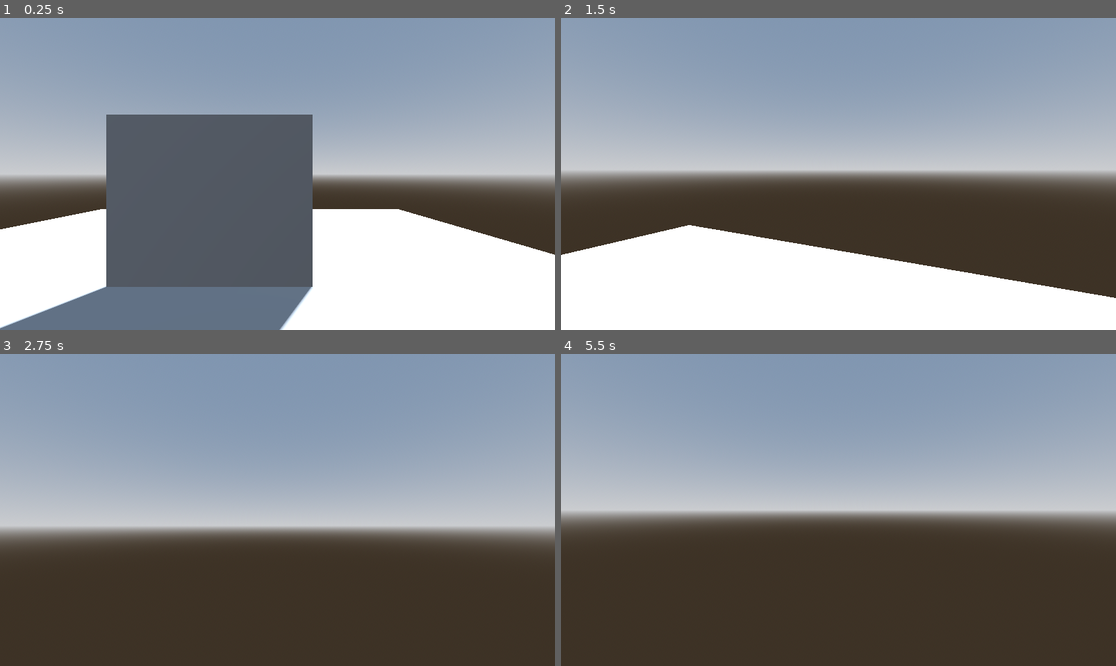
Above: before the commit, frames 1-4 (two rows, left to right).
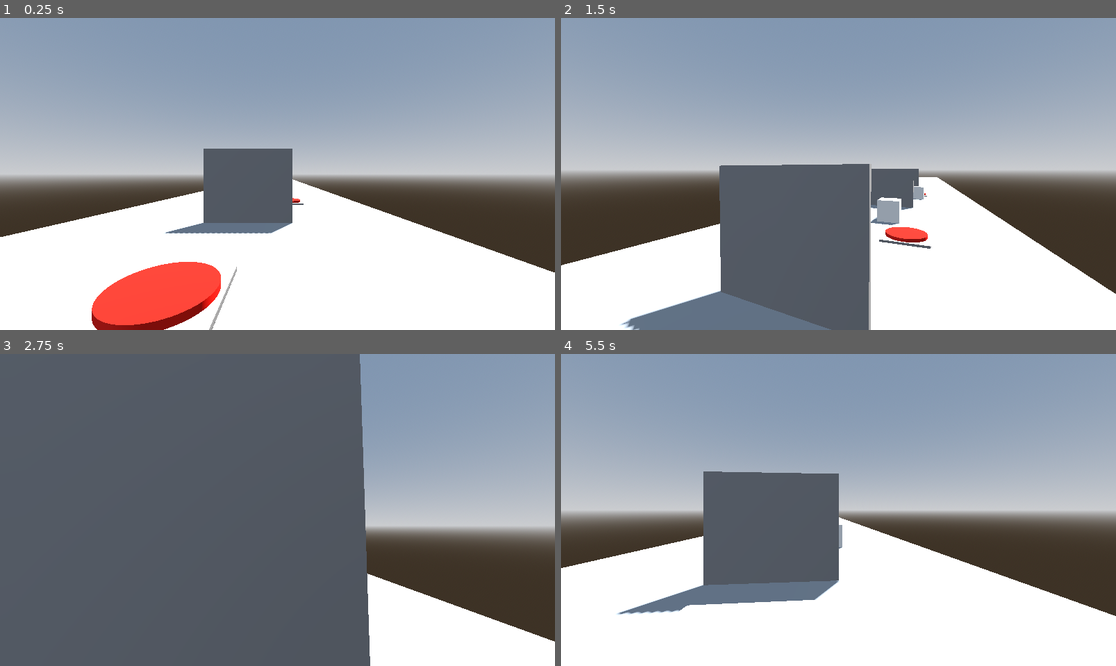
Above: after the commit, the same moments.

Repository: Phantom-soup/third-week-rapid-prototyping-again
Game: Godot game, scene res://Instances/world.tscn
Same seed, same stepped clock (60 frames per second), same inputs: the game is played once before the commit and once after it.
Inputs (mouse positions are in pixels of both pictures, inside the frame that each line leads up to):
- Up to frame 1 (0.25 s): no input
- Up to frame 2 (1.5 s): tap Enter at 0.5 s; move the mouse to (866, 174) at 0.52 s; hold W (Up) from 0.53 s (still down); tap E (Interaction) at 0.6, 1.35 s; tap Space (Jump) at 0.77 s; move the mouse to (810, 174) at 1.27 s
- Up to frame 3 (2.75 s): keep holding W (Up); tap Space (Jump) at 1.52 s; move the mouse to (288, 503) at 2.02 s; tap E (Interaction) at 2.1 s
- Up to frame 4 (5.5 s): keep holding W (Up); tap Space (Jump) at 2.75, 3.02, 3.77, 4.52 s; move the mouse to (832, 516) at 2.77 s; tap E (Interaction) every 0.75 s from 2.85 to 5.1 s; move the mouse to (877, 513) at 3.52 s; move the mouse to (794, 506) at 4.27 s; move the mouse to (844, 510) at 5.02 s

The runs differ from the first frame. In frame 1, 25% of the frame differs, in the area x 0-100%, y 30-100%; in frame 2, 24%; in frame 3, 71%, in the area x 0-100%, y 0-100%; in frame 4, 40%.

Commit message:
Level Prototype
Make a Standing Button Again

Diff:
--- a/Instances/world.tscn
+++ b/Instances/world.tscn
@@ -18,7 +18,7 @@
 tonemap_mode = 2
 
 [sub_resource type="BoxMesh" id="BoxMesh_vbgup"]
-size = Vector3(13.955, 0.1, 15.525)
+size = Vector3(11.88, 0.805, 81.705)
 
 [node name="World" type="Node3D"]
 
@@ -30,23 +30,65 @@
 environment = SubResource("Environment_ou8vh")
 
 [node name="CSGMesh3D" type="CSGMesh3D" parent="."]
-transform = Transform3D(1, 0, 0, 0, 1, 0, 0, 0, 1, 0, -0.0589532, 0)
+transform = Transform3D(1, 0, 0, 0, 1, 0, 0, 0, 1, 0, -0.399588, -34.7811)
 use_collision = true
 mesh = SubResource("BoxMesh_vbgup")
-
-[node name="Floor Button" parent="." instance=ExtResource("1_ofqpk")]
-transform = Transform3D(1.59, 0, 0, 0, 1.59, 0, 0, 0, 1.59, -0.524735, 0, 1.41546)
-
-[node name="Door_Scene" parent="." instance=ExtResource("2_ssaec")]
-transform = Transform3D(1, 0, 0, 0, 1, 0, 0, 0, 1, 0.311022, 0, -1.11901)
-openingKey = 1
 
 [node name="Player" parent="." instance=ExtResource("3_ou8vh")]
 transform = Transform3D(1, 0, 0, 0, 1, 0, 0, 0, 1, 1.299, 0, 1.88194)
 
-[node name="Box" parent="." instance=ExtResource("4_ssaec")]
-transform = Transform3D(1, 0, 0, 0, 1, 0, 0, 0, 1, -2.065, 1, 3.9073)
+[node name="Room1" type="Node3D" parent="."]
 
-[connection signal="press" from="Floor Button" to="Door_Scene" method="increment"]
-[connection signal="press" from="Floor Button" to="Box" method="resetPosition"]
-[connection signal="release" from="Floor Button" to="Door_Scene" method="deincrement"]
+[node name="FB Single" parent="Room1" instance=ExtResource("1_ofqpk")]
+transform = Transform3D(1.58564, 0, 0, 0, 1.58564, 0, 0, 0, 1.58564, -0.187967, 0, -0.804017)
+
+[node name="Door1" parent="Room1" instance=ExtResource("2_ssaec")]
+transform = Transform3D(1, 0, 0, 0, 1, 0, 0, 0, 1, 0.311022, 0, -5.00203)
+openingKey = 1
+
+[node name="Box1" parent="Room1" instance=ExtResource("4_ssaec")]
+transform = Transform3D(1, 0, 0, 0, 1, 0, 0, 0, 1, -2.065, 1, 1.18358)
+
+[node name="Room2" type="Node3D" parent="."]
+
+[node name="FB Double1" parent="Room2" instance=ExtResource("1_ofqpk")]
+transform = Transform3D(1.58564, 0, 0, 0, 1.58564, 0, 0, 0, 1.58564, -1.79898, -4.76837e-07, -9.92776)
+
+[node name="FB Double2" parent="Room2" instance=ExtResource("1_ofqpk")]
+transform = Transform3D(1.58564, 0, 0, 0, 1.58564, 0, 0, 0, 1.58564, 1.89081, -9.53674e-07, -9.78563)
+
+[node name="Door2" parent="Room2" instance=ExtResource("2_ssaec")]
+transform = Transform3D(1, 0, 0, 0, 1, 0, 0, 0, 1, 0.311022, 0, -15.9395)
+openingKey = 1
+
+[node name="Box2" parent="Room2" instance=ExtResource("4_ssaec")]
+transform = Transform3D(1, 0, 0, 0, 1, 0, 0, 0, 1, 0.930568, 0.819588, -12.1578)
+
+[node name="Room3" type="Node3D" parent="."]
+transform = Transform3D(0.986363, 0, 0, 0, 0.986363, 0, 0, 0, 0.986363, -1.19209e-07, -2.84217e-14, -9.53674e-07)
+
+[node name="FB Triple" parent="Room3" instance=ExtResource("1_ofqpk")]
+transform = Transform3D(1.60756, 0, 0, 0, 1.60756, 0, 0, 0, 1.60756, -0.0304059, 5.76293e-14, -20.3813)
+
+[node name="FB Triple2" parent="Room3" instance=ExtResource("1_ofqpk")]
+transform = Transform3D(1.60756, 0, 0, 0, 1.60756, 0, 0, 0, 1.60756, -2.11495, 5.76293e-14, -23.3653)
+
+[node name="FB Triple3" parent="Room3" instance=ExtResource("1_ofqpk")]
+transform = Transform3D(1.60756, 0, 0, 0, 1.60756, 0, 0, 0, 1.60756, 1.84506, 5.76293e-14, -23.2547)
+
+[node name="Door3" parent="Room3" instance=ExtResource("2_ssaec")]
+transform = Transform3D(1.01383, 0, 0, 0, 1.01383, 0, 0, 0, 1.01383, 0.315322, 2.88147e-14, -27.37)
+openingKey = 1
+
+[node name="Box3" parent="Room3" instance=ExtResource("4_ssaec")]
+transform = Transform3D(1.01383, 0, 0, 0, 1.01383, 0, 0, 0, 1.01383, 1.91586, 0.637291, -20.9035)
+
+[connection signal="press" from="Room1/FB Single" to="Room1/Door1" method="increment"]
+[connection signal="release" from="Room1/FB Single" to="Room1/Door1" method="deincrement"]
+
+[editable path="Room1/Door1"]
+[editable path="Room1/Box1"]
+[editable path="Room2/Door2"]
+[editable path="Room2/Box2"]
+[editable path="Room3/Door3"]
+[editable path="Room3/Box3"]
--- a/Scripts/box.gd
+++ b/Scripts/box.gd
@@ -9,9 +9,8 @@
 
 
 func _ready() -> void:
-	mesh_instance_3d.set("surface_material_override/0", color)
+	mesh_instance_3d.mesh
 	initialSpawn = position
-	print(initialSpawn)
 
 
 func resetPosition(body):
--- a/Scripts/door.gd
+++ b/Scripts/door.gd
@@ -50,7 +50,6 @@
 
 	if openerValue == openingKey:
 		anim.travel("Door_Open")
-	print(openerValue)
 
 
 func deincrement(body):
@@ -61,4 +60,3 @@
 
 	if openerValue == 0:
 		anim.travel("Door_Close")
-	print(openerValue)
